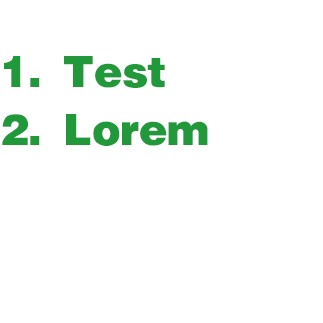
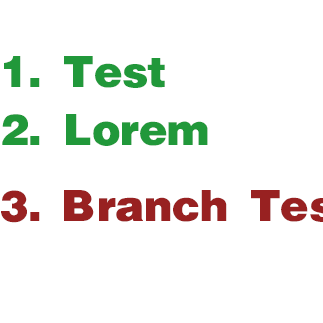
Before/after of a w=323, h=323 layered artwork. What changed in the layer stack:
added layer "3. Branch Test" above "1. Test 2. Lorem" over [1, 190, 323, 223]
